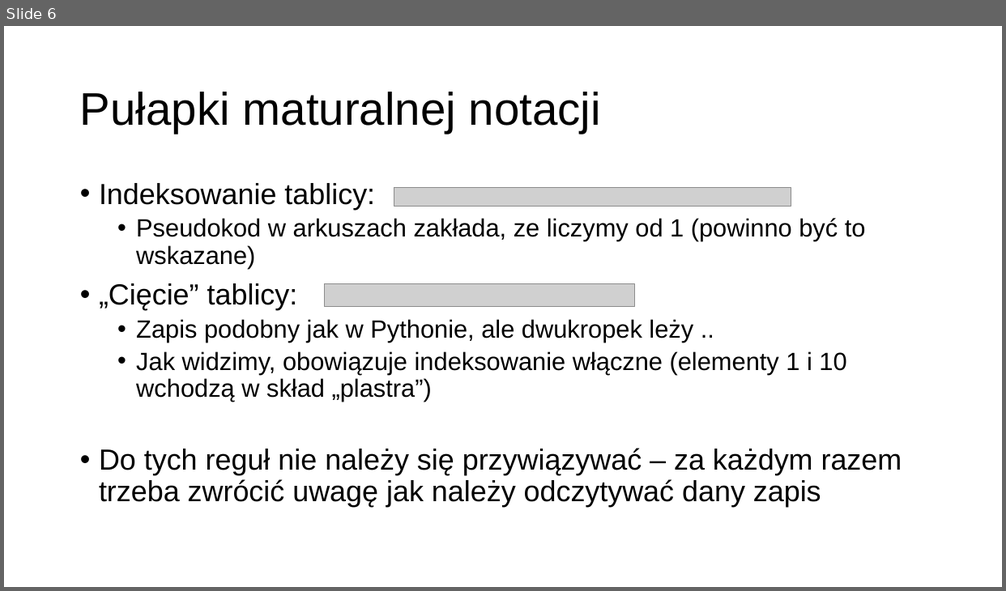
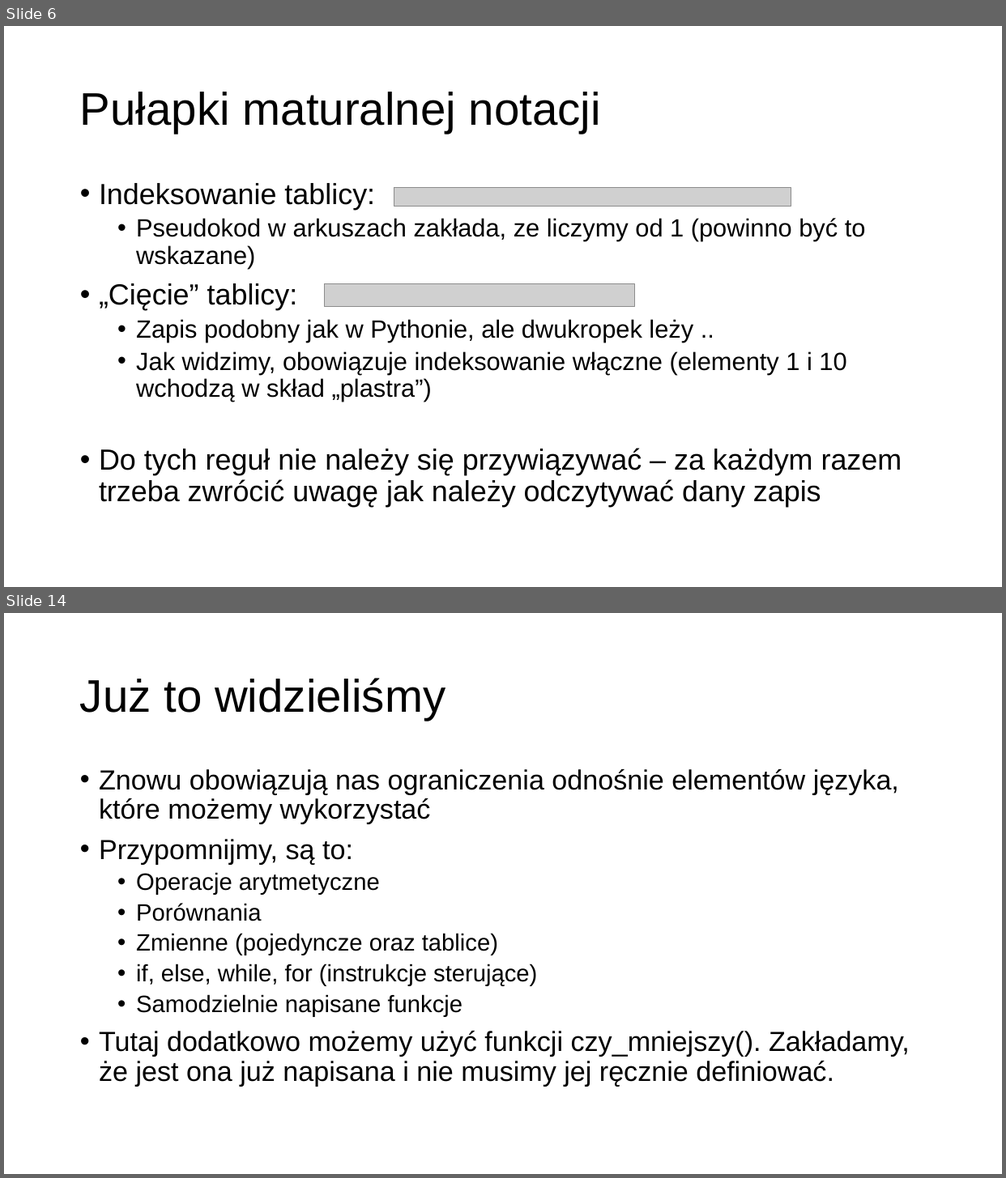
Before and after one commit to MikoStoro/ETI_Academy_Matura, a slide deck: prezentacje/Prezentacja3.pptx. Shown one above the other, each under a label of ours: slide 6 before the commit, slides 6 and 14 after it; the slides between them are not shown. The pictures are 1006x591 and 1006x1178 pixels, drawn with LibreOffice and Linux fonts; fonts in the diff are those of the drawing; grey boxes stand for pictures; background and template pictures are left out. Boxes give left, top, right and bottom in pixels: in the first picture for what was removed or moved away, otherwise in the second. Text is boxed around its words. In the diff, an @@ line names an element or a change of style, - is before the commit and + after.

```diff
--- a/prezentacje/Prezentacja3.pptx
+++ b/prezentacje/Prezentacja3.pptx
@@ slide 14 added at box(4, 613, 1002, 1174), background picture (left out) @@
@@ title added at box(80, 678, 445, 720), 44 pt, text #000000 @@
+Już to widzieliśmy
@@ text added at box(99, 769, 910, 1086), 26.6 pt, text #000000 @@
+• Znowu obowiązują nas ograniczenia odnośnie elementów języka, które możemy wykorzystać
+• Przypomnijmy, są to:
+  • Operacje arytmetyczne
+  • Porównania
+  • Zmienne (pojedyncze oraz tablice)
+  • if, else, while, for (instrukcje sterujące)
+  • Samodzielnie napisane funkcje
+• Tutaj dodatkowo możemy użyć funkcji czy_mniejszy(). Zakładamy, że jest ona już napisana i nie musimy jej ręcznie definiować.
```
Also in this commit, not shown: 1 slide changed, 10 other slides added, 1 slide removed, 3 other files.
